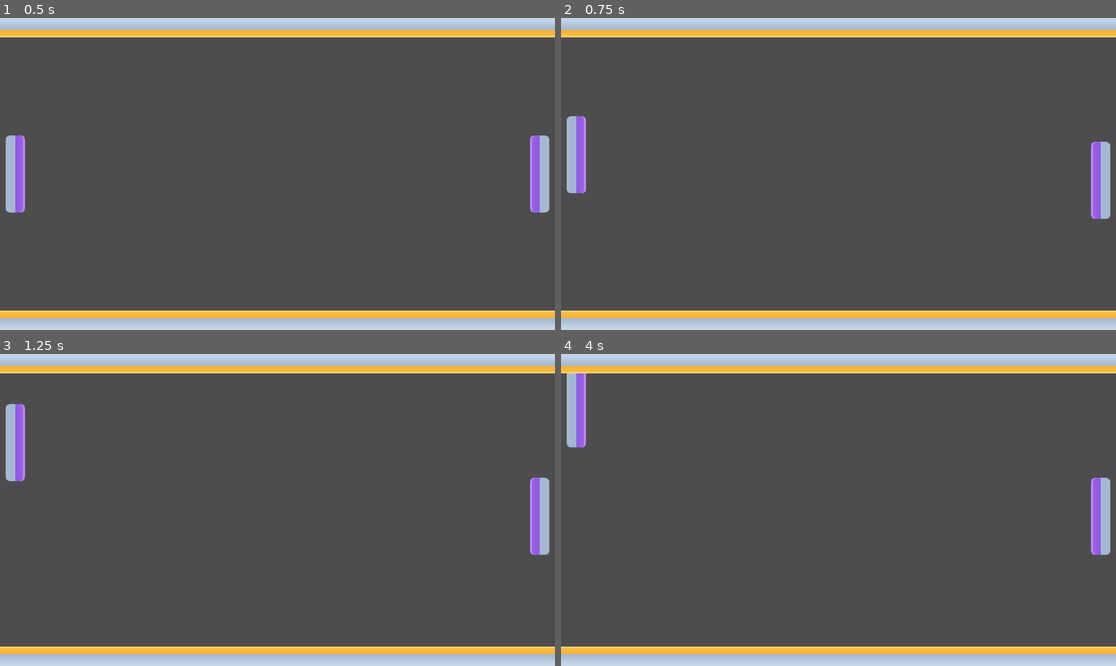
Above: before the commit, frames 1-4 (two rows, left to right).
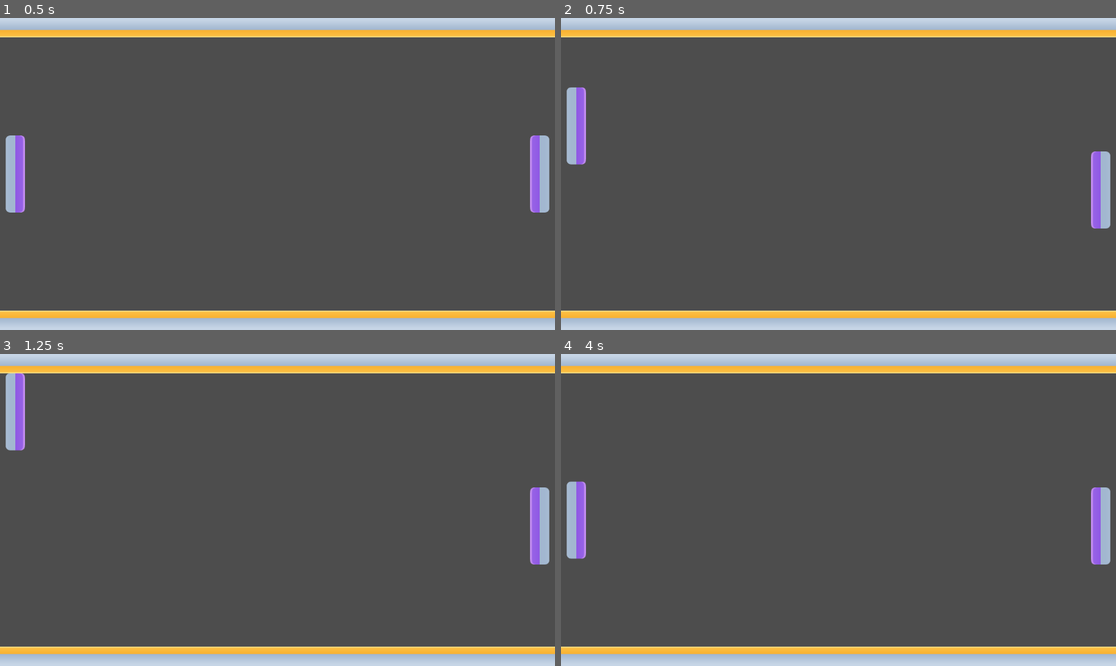
Above: after the commit, the same moments.

Repository: chavda-parth/the-20-games-challenge
Game: Godot game, scene res://scenes/main.tscn
The game is run twice, just before and just after one commit, with the same random seed, the same clock (stepped at 60 frames per second) and the same inputs. The project has no main scene, so this scene is started directly.
Inputs:
- Up to frame 1 (0.5 s): no input
- Up to frame 2 (0.75 s): tap Enter at 0.5 s; hold Up (move_up_1) from 0.53 s (still down); tap S (move_down_2) at 0.6 s
- Up to frame 3 (1.25 s): keep holding Up (move_up_1)
- Up to frame 4 (4 s): release Up (move_up_1) at 1.28 s; hold Down (move_down_1) 1.28-2.03 s; tap W (move_up_2) at 1.35, 2.85 s; hold Up (move_up_1) 2.03-3.53 s; tap S (move_down_2) at 2.1, 3.6 s; hold Down (move_down_1) from 3.53 s (still down)

Frame 1 is identical in both runs. In frame 2, 0.9% of the frame differs, in the area x 1-99%, y 22-68%; in frame 3, 0.9%; in frame 4, 1.9%, in the area x 1-99%, y 6-68%.

Commit message:
Improve player movement and physics
-- Modified wall collider.

-- Changed player scene's root node to CharacterBody2D.

-- Applied physics dependent movement to player. Players can now detect collisions while moving.

Diff:
--- a/ttgc-pong/scenes/main.tscn
+++ b/ttgc-pong/scenes/main.tscn
@@ -6,7 +6,7 @@
 [sub_resource type="PhysicsMaterial" id="PhysicsMaterial_0xm2m"]
 
 [sub_resource type="RectangleShape2D" id="RectangleShape2D_h2yge"]
-size = Vector2(1200, 4)
+size = Vector2(1200, 20)
 
 [node name="Node2D" type="Node2D"]
 
@@ -25,19 +25,21 @@
 texture = ExtResource("1_ig7tw")
 
 [node name="WallCollider" type="CollisionShape2D" parent="Walls/TopWall"]
-position = Vector2(0, 18)
+position = Vector2(0, 10)
 shape = SubResource("RectangleShape2D_h2yge")
+one_way_collision_margin = 0.0
 
 [node name="Bottomwall" type="StaticBody2D" parent="Walls"]
 position = Vector2(0, 304)
 physics_material_override = SubResource("PhysicsMaterial_0xm2m")
+metadata/_edit_group_ = true
 
 [node name="Sprite2D" type="Sprite2D" parent="Walls/Bottomwall"]
 scale = Vector2(15, 0.5)
 texture = ExtResource("1_ig7tw")
 
 [node name="WallCollider" type="CollisionShape2D" parent="Walls/Bottomwall"]
-position = Vector2(0, -18)
+position = Vector2(0, -10)
 shape = SubResource("RectangleShape2D_h2yge")
 
 [node name="PlayerOneParent" type="Node2D" parent="."]
--- a/ttgc-pong/scenes/player.tscn
+++ b/ttgc-pong/scenes/player.tscn
@@ -1,17 +1,14 @@
-[gd_scene load_steps=6 format=3 uid="uid://urklhkqxyliq"]
+[gd_scene load_steps=5 format=3 uid="uid://urklhkqxyliq"]
 
 [ext_resource type="Texture2D" uid="uid://baiecj24makoi" path="res://sprites/player_sprites/tile_half_left.png" id="1_3vyb7"]
 [ext_resource type="Script" uid="uid://ucb26f78wolg" path="res://scripts/player.gd" id="1_qhqgy"]
 [ext_resource type="Texture2D" uid="uid://djxtkn46b1xo8" path="res://sprites/player_sprites/tile_half_right.png" id="2_g2els"]
 
-[sub_resource type="PhysicsMaterial" id="PhysicsMaterial_qhqgy"]
-
 [sub_resource type="RectangleShape2D" id="RectangleShape2D_g2els"]
 size = Vector2(40, 159.71793)
 
-[node name="Player" type="RigidBody2D"]
-physics_material_override = SubResource("PhysicsMaterial_qhqgy")
-gravity_scale = 0.0
+[node name="Player" type="CharacterBody2D"]
+motion_mode = 1
 script = ExtResource("1_qhqgy")
 
 [node name="HalfSprite1" type="Sprite2D" parent="."]
--- a/ttgc-pong/scripts/player.gd
+++ b/ttgc-pong/scripts/player.gd
@@ -1,12 +1,12 @@
 class_name PongPlayer
-extends RigidBody2D
+extends CharacterBody2D
 ## Responsible for detecting player input and simulating movement.
 
 ## The type of player this script is attached to.
 @export var player_type: PongEnums.PlayerType
 
 ## Movement speed of the player in engine specified unit.
-var movement_speed: float = 200.0
+@export var movement_speed: float = 500.0
 
 ## Key corresponding to up input for the player.
 const MOVE_UP_KEY: String = "move_up"
@@ -25,14 +25,17 @@
 			set_input_dict("move_up_2", "move_down_2")
 
 
-func _physics_process(delta: float) -> void:
-	var distance: float = movement_speed * delta
+func _physics_process(_delta: float) -> void:
+	var movement_direction: Vector2 = Vector2.ZERO
 
+	#TODO: Fix input when both keys are pressed together.
 	if Input.is_action_pressed(input_dict[MOVE_UP_KEY]):
-		position.y -= distance
+		movement_direction = Vector2.UP
 	elif Input.is_action_pressed(input_dict[MOVE_DOWN_KEY]):
-		position.y += distance
+		movement_direction = Vector2.DOWN
 
+	velocity = movement_speed * movement_direction
+	move_and_slide()
 
 ## Maps [member input_dict] to specified values.[br]
 ## [param move_up_value]: the [String] value corresponding to
